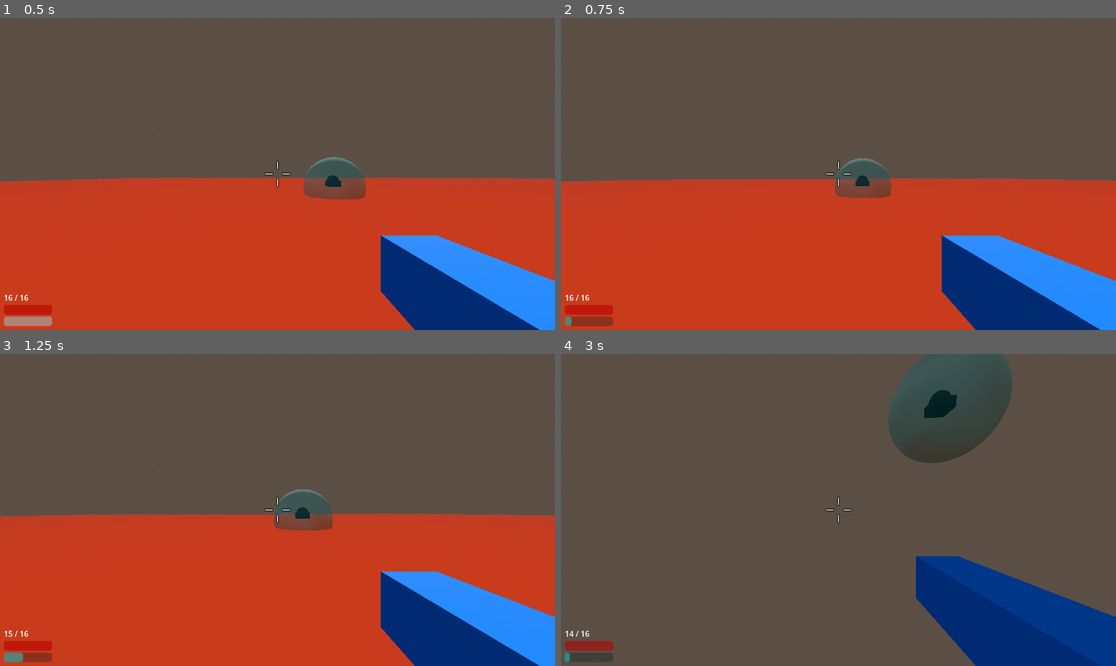
Above: before the commit, frames 1-4 (two rows, left to right).
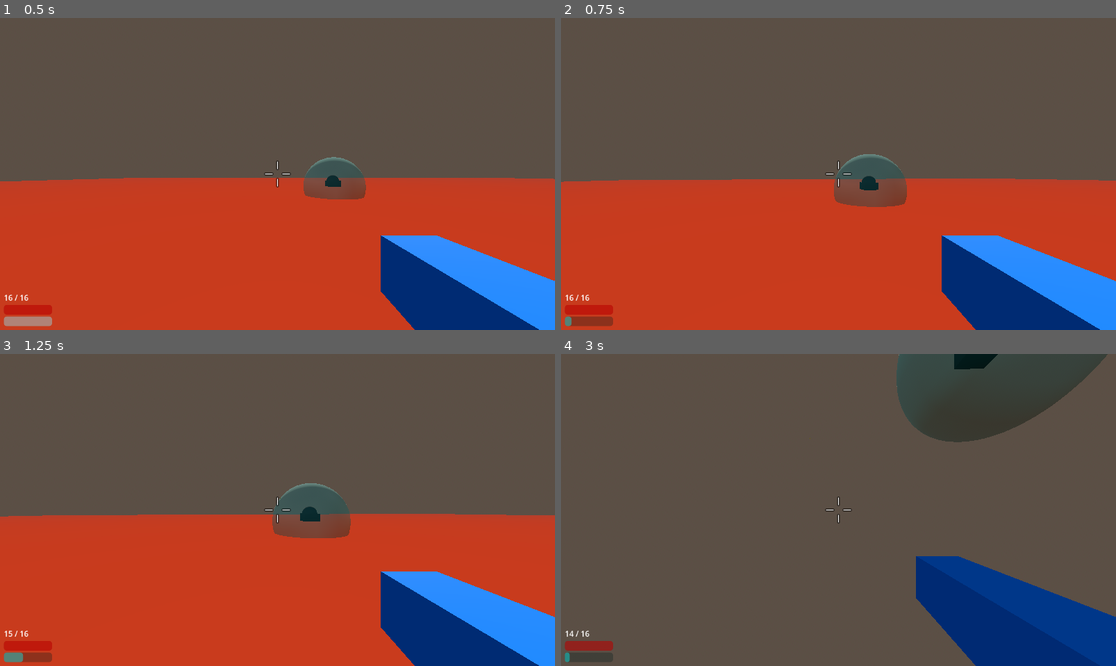
Above: after the commit, the same moments.

Repository: rsrasmu2/Brackeys2025
Game: Godot game, scene res://assets/main/main.tscn
Same seed, same stepped clock (60 frames per second), same inputs: the game is played once before the commit and once after it.
Inputs (mouse positions are in pixels of both pictures, inside the frame that each line leads up to):
- Up to frame 1 (0.5 s): no input
- Up to frame 2 (0.75 s): move the mouse to (866, 174) at 0.52 s; hold W (move_forward) from 0.53 s (still down); hold Shift (dash) from 0.53 s (still down)
- Up to frame 3 (1.25 s): keep holding W (move_forward); keep holding Shift (dash); tap Space (jump) at 0.77 s; click (305, 510) at 0.8 s
- Up to frame 4 (3 s): keep holding W (move_forward); move the mouse to (810, 510) at 1.27 s; release Shift (dash) at 1.28 s; click (810, 510) at 1.35 s; tap Space (jump) at 1.52 s; right-click (810, 510) at 1.55 s; move the mouse to (849, 503) at 2.02 s; hold Right mouse button (melee) 2.03-2.78 s; tap Shift (dash) at 2.3, 2.85 s; move the mouse to (832, 516) at 2.77 s

Frame 1 is identical in both runs. In frame 2, 1.0% of the frame differs, in the area x 0-100%, y 43-100%; in frame 3, 1.1%; in frame 4, 4.9%, in the area x 44-99%, y 0-88%.

Commit message:
Add knockback

Diff:
--- a/assets/bullet/bullet.gd
+++ b/assets/bullet/bullet.gd
@@ -3,17 +3,19 @@
 
 var velocity: Vector3
 var damage: int
+var knockback: float
 
 func _physics_process(delta: float) -> void:
 	position += velocity * delta
 
-func init(starting_velocity: Vector3, starting_damage: int) -> void:
+func init(starting_velocity: Vector3, starting_damage: int, starting_knockback: float) -> void:
 	velocity = starting_velocity
 	damage = starting_damage
+	knockback = starting_knockback
 
 func _on_area_3d_body_entered(body: Node3D) -> void:
 	if body.has_method("take_damage"):
-		body.take_damage(damage)
+		body.take_damage(damage, basis.z * knockback)
 	queue_free()
 
 func _on_despawn_timer_timeout() -> void:
--- /dev/null
+++ b/assets/common/knockback/knockback.gd
@@ -0,0 +1,23 @@
+class_name Knockback
+extends Node
+
+@export var body: CharacterBody3D
+@export var falloff: float = 5
+
+var direction: Vector3 = Vector3.ZERO
+
+func _physics_process(delta: float) -> void:
+	if direction.length_squared() == 0:
+		return
+	if direction.length_squared() < 0.05:
+		direction = Vector3.ZERO
+		return
+	body.knockback = direction
+	direction.y = 0
+	var weight: float = min(delta * falloff, 1)
+	direction = lerp(direction, Vector3.ZERO, weight)
+
+func add_knockback(amount: Vector3) -> void:
+	if amount.length_squared() < direction.length_squared() * 2.0:
+		return
+	direction += amount
--- /dev/null
+++ b/assets/common/knockback/knockback.tscn
@@ -0,0 +1,6 @@
+[gd_scene load_steps=2 format=3 uid="uid://qa66w5kam7ti"]
+
+[ext_resource type="Script" uid="uid://yby3cf5e1d3e" path="res://assets/common/knockback/knockback.gd" id="1_oelge"]
+
+[node name="Knockback" type="Node"]
+script = ExtResource("1_oelge")
--- a/assets/enemy/enemy_base/enemy.gd
+++ b/assets/enemy/enemy_base/enemy.gd
@@ -4,8 +4,12 @@
 signal state_changed(new_state: EnemyState)
 
 @export var state_nodes: Dictionary[EnemyState, Node3D]
+@export var knockback_node: Knockback
 
 const GRAVITY: float = 9.8
+
+var target_velocity: Vector3 = Vector3.ZERO
+var knockback: Vector3 = Vector3.ZERO
 
 var _target_states: Array = []
 
@@ -35,16 +39,22 @@
 
 func _physics_process(delta: float) -> void:
 	if not gravity_enabled:
-		velocity.y = 0
-	elif velocity.y < 0 and is_on_floor():
-		velocity.y = 0
+		target_velocity.y = 0
+	elif target_velocity.y < 0 and is_on_floor():
+		target_velocity.y = 0
 	else:
-		velocity.y -= GRAVITY * delta
+		target_velocity.y -= GRAVITY * delta
 
+	velocity = target_velocity
+	velocity.x = target_velocity.x
+	velocity.z = target_velocity.z
+	velocity += knockback
 	move_and_slide()
 
-func take_damage(amount: int) -> void:
+func take_damage(amount: int, knockback_amount: Vector3) -> void:
 	$Health.health -= amount
+	if knockback_node:
+		knockback_node.add_knockback(knockback_amount)
 
 func _on_health_died() -> void:
 	queue_free()
--- a/assets/enemy/enemy_blob/blob_attack.gd
+++ b/assets/enemy/enemy_blob/blob_attack.gd
@@ -3,6 +3,7 @@
 @export var controller: Enemy
 @export var target: EnemyTarget
 @export var damage: int = 20
+@export var knockback: float = 0.9
 @export var animation_player: AnimationPlayer
 
 func enter() -> void:
@@ -23,18 +24,23 @@
 	if len(bodies) > 0:
 		for body: Node3D in bodies:
 			if body.has_method("take_damage"):
-				body.take_damage(damage)
+				var displacement := (body.global_position - global_position)
+				displacement.y = 0.5
+				var direction := displacement.normalized()
+				body.take_damage(damage, direction * knockback)
 		disable_hurtbox()
 		return
 
 func disable_hurtbox() -> void:
-	disconnect("body_entered", _on_area_3d_body_entered)
-	monitoring = false
+	if monitoring == true:
+		disconnect("body_entered", _on_area_3d_body_entered)
+		monitoring = false
 
 func _on_area_3d_body_entered(body: Node3D) -> void:
 	if body.has_method("take_damage"):
-		body.take_damage(damage)
-	monitoring = false
+		var direction := (body.global_position - global_position).normalized()
+		body.take_damage(damage, direction * knockback)
+	set_deferred("monitoring", false)
 
 func _on_animation_finished(_animation_name: String) -> void:
 	controller.state = Enemy.EnemyState.Idle
--- a/assets/enemy/enemy_blob/blob_follow.gd
+++ b/assets/enemy/enemy_blob/blob_follow.gd
@@ -3,6 +3,7 @@
 @export var target: EnemyTarget
 @export var controller: Enemy
 @export var collision_damage: int = 15
+@export var collision_knockback: float = 0.5
 @export var hurtbox: Area3D
 
 const WALK_VELOCITY_Y = 3.0
@@ -27,21 +28,21 @@
 func exit() -> void:
 	set_process(false)
 	animation_player.disconnect(animation_player.animation_finished.get_name(), _on_animation_finished)
-	controller.velocity.x = 0
-	controller.velocity.z = 0
+	controller.target_velocity.x = 0
+	controller.target_velocity.z = 0
 
 func begin_walk() -> void:
 	var displacement: Vector3 = target.target.global_position - global_position
 	var velocity: Vector2 = Vector2(displacement.x, displacement.z).normalized() * speed
-	controller.velocity.x = velocity.x
-	controller.velocity.y = WALK_VELOCITY_Y
-	controller.velocity.z = velocity.y
+	controller.target_velocity.x = velocity.x
+	controller.target_velocity.y = WALK_VELOCITY_Y
+	controller.target_velocity.z = velocity.y
 
 func end_walk() -> void:
 	var displacement: Vector3 = target.target.global_position - global_position
 	var velocity: Vector2 = Vector2(displacement.x, displacement.z).normalized() * ground_speed
-	controller.velocity.x = velocity.x
-	controller.velocity.z = velocity.y
+	controller.target_velocity.x = velocity.x
+	controller.target_velocity.z = velocity.y
 
 func _on_animation_finished(_animation_name: String) -> void:
 	controller.state = controller.EnemyState.Idle
@@ -50,10 +51,13 @@
 	hurtbox.connect("body_entered", _on_hurtbox_entered)
 	hurtbox.monitoring = true
 	await get_tree().physics_frame
-	var bodies = hurtbox.get_overlapping_bodies()
-	for body in bodies:
+	var bodies := hurtbox.get_overlapping_bodies()
+	for body: Node3D in bodies:
 		if body.has_method("take_damage"):
-			body.take_damage(collision_damage)
+			var displacement := (body.global_position - global_position)
+			displacement.y = 0.5
+			var direction := displacement.normalized()
+			body.take_damage(collision_damage, direction * collision_knockback)
 		hurtbox.monitoring = false
 
 func disable_damaging() -> void:
@@ -62,4 +66,4 @@
 
 func _on_hurtbox_entered(body: Node3D) -> void:
 	if body.has_method("take_damage"):
-		body.take_damage(collision_damage)
+		body.take_damage(collision_damage, global_basis.z)
--- a/assets/enemy/enemy_blob/enemy_blob.tscn
+++ b/assets/enemy/enemy_blob/enemy_blob.tscn
@@ -1,25 +1,31 @@
-[gd_scene load_steps=8 format=3 uid="uid://d2mhwfeuyt5a1"]
+[gd_scene load_steps=10 format=3 uid="uid://d2mhwfeuyt5a1"]
 
 [ext_resource type="PackedScene" uid="uid://cr5r7kt1j1ati" path="res://assets/enemy/enemy_base/enemy.tscn" id="1_r0itx"]
 [ext_resource type="PackedScene" uid="uid://c8fycs1l0bok6" path="res://assets/enemy/enemy_blob/Enemy_Blob.glb" id="2_4j6gg"]
 [ext_resource type="Script" uid="uid://qqcg1v1xtr03" path="res://assets/enemy/enemy_blob/blob_follow.gd" id="3_42nhj"]
+[ext_resource type="PackedScene" uid="uid://qa66w5kam7ti" path="res://assets/common/knockback/knockback.tscn" id="3_bib1n"]
 [ext_resource type="Script" uid="uid://dcyh6jb1gxxbo" path="res://assets/enemy/enemy_blob/blob_idle.gd" id="3_p4dtg"]
 [ext_resource type="Script" uid="uid://cmt115g776ke7" path="res://assets/enemy/enemy_blob/blob_attack.gd" id="4_5nfcq"]
+
+[sub_resource type="ViewportTexture" id="ViewportTexture_bib1n"]
+viewport_path = NodePath("SubViewport")
 
 [sub_resource type="SphereShape3D" id="SphereShape3D_42nhj"]
 
 [sub_resource type="SphereShape3D" id="SphereShape3D_5nfcq"]
 
-[node name="EnemyBlob" node_paths=PackedStringArray("state_nodes") instance=ExtResource("1_r0itx")]
+[node name="EnemyBlob" node_paths=PackedStringArray("state_nodes", "knockback_node") instance=ExtResource("1_r0itx")]
 state_nodes = {
 0: NodePath("BlobIdle"),
 1: NodePath("BlobFollow"),
 2: NodePath("BlobJump"),
 3: NodePath("BlobAttack")
 }
+knockback_node = NodePath("Knockback")
 
 [node name="HealthBar" parent="." index="2"]
 transform = Transform3D(1, 0, 0, 0, 1, 0, 0, 0, 1, 0, 1.57337, 0)
+texture = SubResource("ViewportTexture_bib1n")
 
 [node name="CollisionShape3D" type="CollisionShape3D" parent="." index="3"]
 transform = Transform3D(1, 0, 0, 0, 1, 0, 0, 0, 1, 0, 0.625121, -0.088591)
@@ -35,27 +41,32 @@
 [node name="AnimationPlayer" parent="Enemy_Blob" index="1"]
 autoplay = "idle"
 
-[node name="BlobIdle" type="Node3D" parent="." index="5" node_paths=PackedStringArray("controller", "target")]
+[node name="Knockback" parent="." index="5" node_paths=PackedStringArray("body") instance=ExtResource("3_bib1n")]
+body = NodePath("..")
+
+[node name="BlobIdle" type="Node3D" parent="." index="6" node_paths=PackedStringArray("controller", "target")]
 script = ExtResource("3_p4dtg")
 controller = NodePath("..")
 target = NodePath("../EnemyTarget")
 
-[node name="BlobFollow" type="Node3D" parent="." index="6" node_paths=PackedStringArray("target", "controller", "hurtbox", "animation_player")]
+[node name="BlobFollow" type="Node3D" parent="." index="7" node_paths=PackedStringArray("target", "controller", "hurtbox", "animation_player")]
 script = ExtResource("3_42nhj")
 target = NodePath("../EnemyTarget")
 controller = NodePath("..")
+collision_knockback = 5.0
 hurtbox = NodePath("../BlobAttack")
 animation_player = NodePath("../Enemy_Blob/AnimationPlayer")
 
-[node name="BlobJump" type="Node3D" parent="." index="7"]
+[node name="BlobJump" type="Node3D" parent="." index="8"]
 
-[node name="BlobAttack" type="Area3D" parent="." index="8" node_paths=PackedStringArray("controller", "target", "animation_player")]
+[node name="BlobAttack" type="Area3D" parent="." index="9" node_paths=PackedStringArray("controller", "target", "animation_player")]
 collision_layer = 4
 collision_mask = 2
 monitoring = false
 script = ExtResource("4_5nfcq")
 controller = NodePath("..")
 target = NodePath("../EnemyTarget")
+knockback = 10.0
 animation_player = NodePath("../Enemy_Blob/AnimationPlayer")
 
 [node name="CollisionShape3D" type="CollisionShape3D" parent="BlobAttack" index="0"]
--- a/assets/enemy/melee_attack/melee_attack.gd
+++ /dev/null
@@ -1,36 +0,0 @@
-extends Node3D
-
-@export var character_controller: Enemy
-@export var target: EnemyTarget
-@export var movement: Movement
-@export var damage: int = 20
-@export var distance_to_attack: float = 5.0
-@export var animation_player: AnimationPlayer
-
-var sqr_distance: float = distance_to_attack * distance_to_attack
-
-var _damage_dealt: bool = false
-
-func _process(_delta: float) -> void:
-	if character_controller.state == character_controller.EnemyState.Following and target.target != null and global_position.distance_squared_to(target.target.global_position) <= sqr_distance:
-		character_controller.state = character_controller.EnemyState.AttackingWindup
-		animation_player.play("melee_windup")
-		$WindupTimer.start()
-
-func _on_windup_timer_timeout() -> void:
-	character_controller.state = character_controller.EnemyState.Attacking
-	_damage_dealt = false
-	for body: Node3D in $Area3D.get_overlapping_bodies():
-		if body.has_method("take_damage"):
-			body.take_damage(damage)
-			_damage_dealt = true
-	await $"../AnimationPlayer".animation_finished
-	animation_player.play("melee_end")
-	await $"../AnimationPlayer".animation_finished
-	character_controller.state = character_controller.EnemyState.Following
-
-
-func _on_area_3d_body_entered(body: Node3D) -> void:
-	if not _damage_dealt and body.has_method("take_damage"):
-		body.take_damage(damage)
-		_damage_dealt = true
--- a/assets/enemy/melee_attack/melee_attack.tscn
+++ /dev/null
@@ -1,26 +0,0 @@
-[gd_scene load_steps=3 format=3 uid="uid://wgi6lvo7wq33"]
-
-[ext_resource type="Script" uid="uid://k8it2s8jr2qy" path="res://assets/enemy/melee_attack/melee_attack.gd" id="1_o41od"]
-
-[sub_resource type="SphereShape3D" id="SphereShape3D_gxvxc"]
-radius = 0.8
-
-[node name="MeleeAttack" type="Node3D" node_paths=PackedStringArray("character_controller", "target", "movement")]
-script = ExtResource("1_o41od")
-character_controller = NodePath("")
-target = NodePath("")
-movement = NodePath("")
-
-[node name="WindupTimer" type="Timer" parent="."]
-one_shot = true
-
-[node name="Area3D" type="Area3D" parent="."]
-collision_layer = 4
-collision_mask = 2
-
-[node name="CollisionShape3D" type="CollisionShape3D" parent="Area3D"]
-transform = Transform3D(1, 0, 0, 0, 1, 0, 0, 0, 1, 0, 0.624189, 0)
-shape = SubResource("SphereShape3D_gxvxc")
-
-[connection signal="timeout" from="WindupTimer" to="." method="_on_windup_timer_timeout"]
-[connection signal="body_entered" from="Area3D" to="." method="_on_area_3d_body_entered"]
--- a/assets/environment/Level 2/new_terrain_3d_material.tres
+++ b/assets/environment/Level 2/new_terrain_3d_material.tres
@@ -23,7 +23,6 @@
 
 [resource]
 _shader_parameters = {
-&"": null,
 &"bias_distance": 512.0,
 &"blend_sharpness": 0.5,
 &"depth_blur": 0.0,
--- a/assets/game_manager/game_manager.tscn
+++ b/assets/game_manager/game_manager.tscn
@@ -6,7 +6,7 @@
 script = ExtResource("1_dsvfm")
 
 [node name="SpawnTimer" type="Timer" parent="."]
-wait_time = 4.0
+wait_time = 0.001
 one_shot = true
 autostart = true
 
--- a/assets/gun/gun.gd
+++ b/assets/gun/gun.gd
@@ -90,7 +90,7 @@
 	get_tree().root.add_child(bullet)
 	bullet.global_position = $GunMesh/BulletSpawner.global_position
 	bullet.global_rotation = $GunMesh/BulletSpawner.global_rotation
-	bullet.init(-$GunMesh/BulletSpawner.global_basis.z * bullet_speed, bullet_damage)
+	bullet.init(-$GunMesh/BulletSpawner.global_basis.z * bullet_speed, bullet_damage, 0)
 	current_ammo -= 1
 
 func reload() -> void:
--- a/assets/player/melee_attack.gd
+++ b/assets/player/melee_attack.gd
@@ -1,7 +1,8 @@
 class_name PlayerMelee
-extends Node
+extends Node3D
 
 @export var damage: int = 80
+@export var knockback: float = 5
 @export var cooldown: float = 0.6
 @export var gun: Gun
 
@@ -17,5 +18,8 @@
 		gun.melee()
 		for body: Node3D in $MeleeAttackArea.get_overlapping_bodies():
 			if body.has_method("take_damage"):
-				body.take_damage(damage)
+				var displacement := (body.global_position - global_position)
+				displacement.y = 0.5
+				var direction := displacement.normalized()
+				body.take_damage(damage, direction * knockback)
 		$Timer.start()
--- a/assets/player/player.gd
+++ b/assets/player/player.gd
@@ -12,9 +12,6 @@
 	set(value):
 		if current_dash_speed != value:
 			current_dash_speed = value
-			velocity.x = _target_velocity.x * current_dash_speed
-			velocity.y = 0
-			velocity.z = _target_velocity.y * current_dash_speed
 
 var is_dashing: bool:
 	get():
@@ -24,6 +21,9 @@
 var _target_velocity: Vector2
 var _in_air: bool = false
 var _is_firing: bool = false
+
+var gravity_effect: float = 0
+var knockback: Vector3 = Vector3.ZERO
 
 func _process(delta: float) -> void:
 	_delta = delta
@@ -38,24 +38,35 @@
 	# Apply gravity
 	if !is_on_floor():
 		_in_air = true
-		velocity.y -= GRAVITY * delta
+		if not is_dashing:
+			gravity_effect = GRAVITY
+		else:
+			gravity_effect = 0
+			velocity.y = 0
 	elif _in_air && is_on_floor():
 		_in_air = false
+		gravity_effect = 0
 		velocity.y = 0
+
+	velocity.x = _target_velocity.x * (1 + current_dash_speed)
+	velocity.y -= gravity_effect * delta
+	velocity.z = _target_velocity.y * (1 + current_dash_speed)
+	velocity += knockback
 
 	move_and_slide()
 
 func set_horizontal_velocity(direction: Vector2) -> void:
 	_target_velocity = direction * SPEED
-	var target_velocity: Vector2 = _target_velocity
 	if _is_firing:
-		target_velocity *= FIRING_MULT
-	if not is_dashing:
-		velocity.x = target_velocity.x
-		velocity.z = target_velocity.y
+		_target_velocity *= FIRING_MULT
 
 func _on_gun_firing_changed(is_firing: bool) -> void:
 	_is_firing = is_firing
 
-func take_damage(amount: int) -> void:
+func take_damage(amount: int, knockback_amount: Vector3) -> void:
 	$Health.health -= amount
+	$Knockback.add_knockback(knockback_amount)
+
+func _on_health_died() -> void:
+	set_process(false)
+	set_physics_process(false)
--- a/assets/player/player.tscn
+++ b/assets/player/player.tscn
@@ -13,6 +13,7 @@
 [ext_resource type="PackedScene" uid="uid://dkp5y0u8pd54k" path="res://assets/common/health/health.tscn" id="9_m2mll"]
 [ext_resource type="Script" uid="uid://c03o3n5qwovd8" path="res://assets/player/melee_attack.gd" id="9_op4fd"]
 [ext_resource type="Script" uid="uid://bs4jrpmg0ja0w" path="res://assets/player/player_jump.gd" id="12_0eov8"]
+[ext_resource type="PackedScene" uid="uid://qa66w5kam7ti" path="res://assets/common/knockback/knockback.tscn" id="14_g7aau"]
 
 [sub_resource type="CapsuleShape3D" id="CapsuleShape3D_hgb4b"]
 
@@ -237,6 +238,7 @@
 
 [node name="PlayerMelee" type="Node3D" parent="." node_paths=PackedStringArray("gun")]
 script = ExtResource("9_op4fd")
+knockback = 15.0
 gun = NodePath("../PlayerCamera/Gun")
 
 [node name="Timer" type="Timer" parent="PlayerMelee"]
@@ -272,12 +274,16 @@
 
 [node name="Powerups" type="Node" parent="."]
 
+[node name="Knockback" parent="." node_paths=PackedStringArray("body") instance=ExtResource("14_g7aau")]
+body = NodePath("..")
+
 [node name="AnimationPlayer" type="AnimationPlayer" parent="."]
 libraries = {
 &"": SubResource("AnimationLibrary_vlpqo")
 }
 
 [connection signal="current_ammo_changed" from="PlayerCamera/Gun" to="PlayerCamera/UI/MarginContainer/VBoxContainer/Ammo" method="_on_gun_current_ammo_changed"]
+[connection signal="died" from="Health" to="." method="_on_health_died"]
 [connection signal="died" from="Health" to="MouseRotation" method="_on_death"]
 [connection signal="died" from="Health" to="PlayerCamera/Gun" method="set_process_input" binds= [false]]
 [connection signal="died" from="Health" to="PlayerCamera/UI/Label" method="set_visible" binds= [true]]
Not shown, added: assets/common/knockback/knockback.gd.uid
Not shown, removed: assets/enemy/melee_attack/melee_attack.gd.uid
Not shown: 1 places in assets/player/player.tscn that only renumber resources
